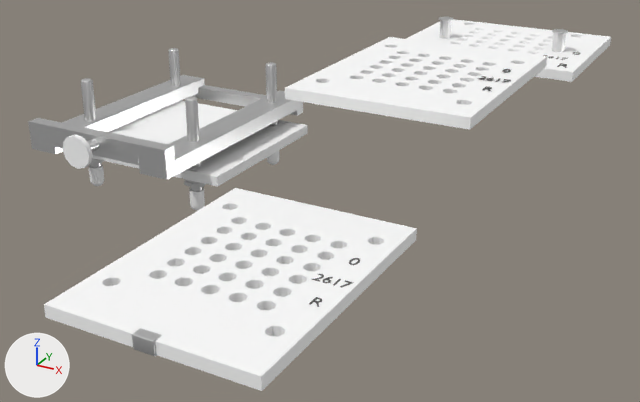
The glTF model assets/Kapselfuellgeraet.gltf as it was, and as the next commit left it.
Both versions are drawn from a 50 mm camera at (0.341, -0.434, 0.181) aimed at (0.109, -0.012, -0.03). Lighting does not change. The marker at lower left points along +X, +Y and +Z. Both versions are drawn at frame 24 of the action 'Lochplatte_B_Ani'; the numbers are the values there.

The scene before the commit, as lines of its bpy script (objects in view):
```python
me_lochplatte_b = bpy.data.meshes.new('Lochplatte_B')
me_lochplatte_b.from_pydata(...)  # 3442 vertices, 7016 faces; spans x -3.32..3.8, y -2.8..2.78, z -0.12..0.12
me_lochplatte_b.materials.append(mat_plastic)  # white #ffffff
me_mesh_025 = bpy.data.meshes.new('Mesh.025')
me_mesh_025.from_pydata(...)  # 132 vertices, 260 faces; spans x -0.18..0.18, y -0.17..0.17, z -1.16..1.63
# faces by material slot: [130, 130]
me_mesh_025.materials.append(mat_metal)  # white #e7e7e7
me_mesh_025.materials.append(mat_plastic_black)  # white #ffffff
me_unterteil = bpy.data.meshes.new('Unterteil')
me_unterteil.from_pydata(...)  # 488 vertices, 988 faces; spans x -2.91..2.89, y -3.4..3.4, z -0.15..0.36
me_unterteil.materials.append(mat_plastic)  # white #ffffff
ob_lochplatte_b = bpy.data.objects.new('Lochplatte_B', me_lochplatte_b)
ob_lochplatte_b.location = (0.1613, 0.0068, 0.0468)
ob_lochplatte_b.rotation_euler = (0.0, 0.0, 1.571)  # degrees (0, 0, 90)
ob_lochplatte_b.scale = (0.0181, 0.0181, 0.0254)
ob_stift002_001 = bpy.data.objects.new('Stift002.001', me_mesh_025)
ob_stift002_001.parent = ob_gestell
ob_stift002_001.location = (1.578, 1.866, -0.433)
ob_stift002_001.rotation_euler = (0.0, 0.0, 1.571)  # degrees (0, 0, 90)
ob_unterteil = bpy.data.objects.new('Unterteil', me_unterteil)
ob_unterteil.location = (0.0003, 0.0044, -0.0136)
ob_unterteil.rotation_euler = (0.0, 0.0, 1.571)  # degrees (0, 0, 90)
ob_unterteil.scale = (0.0181, 0.0181, 0.0254)
# also in view: 'Stift004.001' at (-0.039, -0.039, -0.005); 'Gestell' at (0.0, -0.004, 0.002); 'Lochplatte_C' at (0.15, -0.152, 0.0); 'Lochplatte_A' at (0.162, 0.149, 0.034); 'Stift003.001' at (0.04, -0.039, -0.005)
```
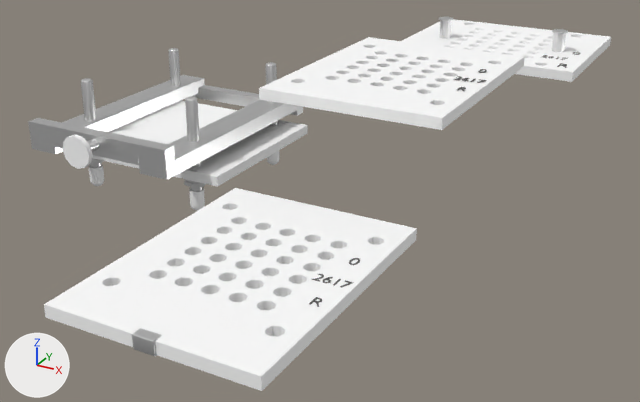
Pixel boxes (x1, y1, x2, y2) of what changed, in the pictures (640 x 402 px):
'Lochplatte_B', moved
    before: (285, 37, 547, 130)
    after: (259, 37, 525, 130)
'B_2617', moved
    before: (478, 76, 511, 82)
    after: (454, 76, 486, 83)
'B_0', moved
    before: (502, 69, 511, 73)
    after: (478, 69, 487, 73)
'B_R', moved
    before: (482, 86, 492, 91)
    after: (457, 87, 466, 91)

Edits to the bpy script that builds the scene:
```text
Change ob_lochplatte_b:
    ob_lochplatte_b.location: (0.1613, 0.0068, 0.0468) -> (0.15, 0.0, 0.0468)
```
